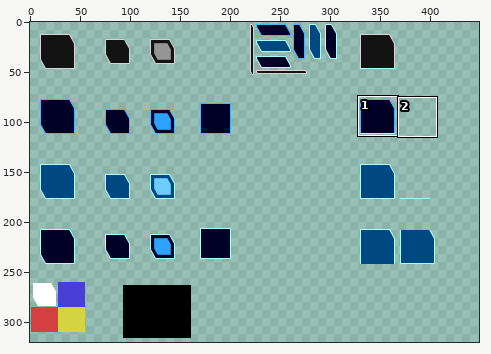
Sprite sheet -- data/textures/widgets.png. The picture above shows the old version from afar; the outline marks the close-up.
Close-up. Before:
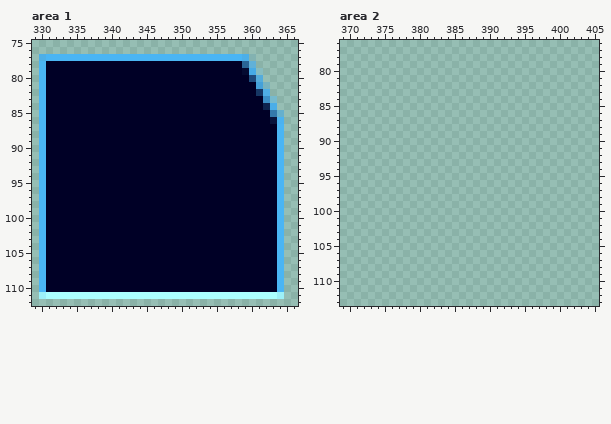
The file is 512x512 pixels. Pixels under 10% opacity are left out. Colours within 5 levels of each other are drawn and written as one. Shown: area 1: x 329..366, y 75..112; area 2: x 369..405, y 76..113. The wide view leaves out empty margins. The commit also changed other parts of the picture, which this record leaves out.
And afterwards:
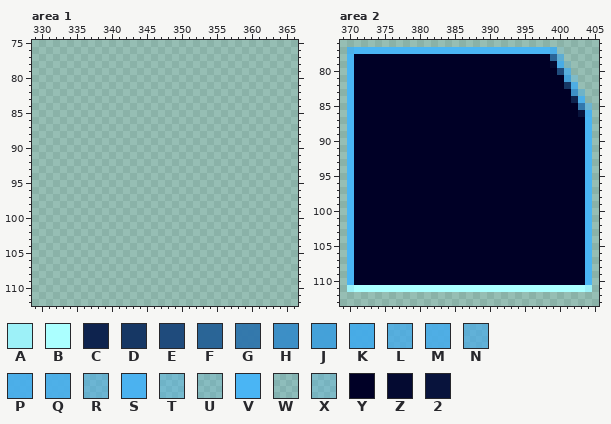
Palette (. is transparent): A #9df1f9fd  B #abffff  C #0e234e  D #163764  E #1f4b7cfe  F #286396fa  G #3076acf6  H #398dc7f4  J #41a0dbf4  K #45abe8f6  L #46abe9c9  M #46acebe1  N #47abeaaa  P #47aeecf0  Q #47afede8  R #48aeed8a  S #49b2f1f9  T #49b4f369  U #49b6f531  V #4ab5f4  W #49b6f61c  X #4ab5f54c  Y #000026  Z #040a31  2 #08133c
Change:
--- area 1
@@ x 329..366 @@
  76 ......................................
- 77 .QVVVVVVVVVVVVVVVVVVVVVVVVVVVVPW......
- 78 .VYYYYYYYYYYYYYYYYYYYYYYYYYYYYFN......
- 79 .VYYYYYYYYYYYYYYYYYYYYYYYYYYYYZKU.....
- 80 .VYYYYYYYYYYYYYYYYYYYYYYYYYYYYYEL.....
- 81 .VYYYYYYYYYYYYYYYYYYYYYYYYYYYYYYJX....
- 82 .VYYYYYYYYYYYYYYYYYYYYYYYYYYYYYYDM....
- 83 .VYYYYYYYYYYYYYYYYYYYYYYYYYYYYYYYHT...
- 84 .VYYYYYYYYYYYYYYYYYYYYYYYYYYYYYYYCP...
- 85 .VYYYYYYYYYYYYYYYYYYYYYYYYYYYYYYYYGR..
- 86 .VYYYYYYYYYYYYYYYYYYYYYYYYYYYYYYYY2S..
- 87 .VYYYYYYYYYYYYYYYYYYYYYYYYYYYYYYYYYV..
- 88 .VYYYYYYYYYYYYYYYYYYYYYYYYYYYYYYYYYV..
- 89 .VYYYYYYYYYYYYYYYYYYYYYYYYYYYYYYYYYV..
- 90 .VYYYYYYYYYYYYYYYYYYYYYYYYYYYYYYYYYV..
- 91 .VYYYYYYYYYYYYYYYYYYYYYYYYYYYYYYYYYV..
- 92 .VYYYYYYYYYYYYYYYYYYYYYYYYYYYYYYYYYV..
- 93 .VYYYYYYYYYYYYYYYYYYYYYYYYYYYYYYYYYV..
- 94 .VYYYYYYYYYYYYYYYYYYYYYYYYYYYYYYYYYV..
- 95 .VYYYYYYYYYYYYYYYYYYYYYYYYYYYYYYYYYV..
- 96 .VYYYYYYYYYYYYYYYYYYYYYYYYYYYYYYYYYV..
- 97 .VYYYYYYYYYYYYYYYYYYYYYYYYYYYYYYYYYV..
- 98 .VYYYYYYYYYYYYYYYYYYYYYYYYYYYYYYYYYV..
- 99 .VYYYYYYYYYYYYYYYYYYYYYYYYYYYYYYYYYV..
-100 .VYYYYYYYYYYYYYYYYYYYYYYYYYYYYYYYYYV..
-101 .VYYYYYYYYYYYYYYYYYYYYYYYYYYYYYYYYYV..
-102 .VYYYYYYYYYYYYYYYYYYYYYYYYYYYYYYYYYV..
-103 .VYYYYYYYYYYYYYYYYYYYYYYYYYYYYYYYYYV..
-104 .VYYYYYYYYYYYYYYYYYYYYYYYYYYYYYYYYYV..
-105 .VYYYYYYYYYYYYYYYYYYYYYYYYYYYYYYYYYV..
-106 .VYYYYYYYYYYYYYYYYYYYYYYYYYYYYYYYYYV..
-107 .VYYYYYYYYYYYYYYYYYYYYYYYYYYYYYYYYYV..
-108 .VYYYYYYYYYYYYYYYYYYYYYYYYYYYYYYYYYV..
-109 .VYYYYYYYYYYYYYYYYYYYYYYYYYYYYYYYYYV..
-110 .VYYYYYYYYYYYYYYYYYYYYYYYYYYYYYYYYYV..
-111 .ABBBBBBBBBBBBBBBBBBBBBBBBBBBBBBBBBA..
+ 77 ......................................
+ 78 ......................................
+ 79 ......................................
+ 80 ......................................
+ 81 ......................................
+ 82 ......................................
+ 83 ......................................
+ 84 ......................................
+ 85 ......................................
+ 86 ......................................
+ 87 ......................................
+ 88 ......................................
+ 89 ......................................
+ 90 ......................................
+ 91 ......................................
+ 92 ......................................
+ 93 ......................................
+ 94 ......................................
+ 95 ......................................
+ 96 ......................................
+ 97 ......................................
+ 98 ......................................
+ 99 ......................................
+100 ......................................
+101 ......................................
+102 ......................................
+103 ......................................
+104 ......................................
+105 ......................................
+106 ......................................
+107 ......................................
+108 ......................................
+109 ......................................
+110 ......................................
+111 ......................................
 112 ......................................
--- area 2
@@ x 369..405 @@
  76 .....................................
- 77 .....................................
- 78 .....................................
- 79 .....................................
- 80 .....................................
- 81 .....................................
- 82 .....................................
- 83 .....................................
- 84 .....................................
- 85 .....................................
- 86 .....................................
- 87 .....................................
- 88 .....................................
- 89 .....................................
- 90 .....................................
- 91 .....................................
- 92 .....................................
- 93 .....................................
- 94 .....................................
- 95 .....................................
- 96 .....................................
- 97 .....................................
- 98 .....................................
- 99 .....................................
-100 .....................................
-101 .....................................
-102 .....................................
-103 .....................................
-104 .....................................
-105 .....................................
-106 .....................................
-107 .....................................
-108 .....................................
-109 .....................................
-110 .....................................
-111 .....................................
+ 77 .QVVVVVVVVVVVVVVVVVVVVVVVVVVVVPW.....
+ 78 .VYYYYYYYYYYYYYYYYYYYYYYYYYYYYFN.....
+ 79 .VYYYYYYYYYYYYYYYYYYYYYYYYYYYYZKU....
+ 80 .VYYYYYYYYYYYYYYYYYYYYYYYYYYYYYEL....
+ 81 .VYYYYYYYYYYYYYYYYYYYYYYYYYYYYYYJX...
+ 82 .VYYYYYYYYYYYYYYYYYYYYYYYYYYYYYYDM...
+ 83 .VYYYYYYYYYYYYYYYYYYYYYYYYYYYYYYYHT..
+ 84 .VYYYYYYYYYYYYYYYYYYYYYYYYYYYYYYYCP..
+ 85 .VYYYYYYYYYYYYYYYYYYYYYYYYYYYYYYYYGR.
+ 86 .VYYYYYYYYYYYYYYYYYYYYYYYYYYYYYYYY2S.
+ 87 .VYYYYYYYYYYYYYYYYYYYYYYYYYYYYYYYYYV.
+ 88 .VYYYYYYYYYYYYYYYYYYYYYYYYYYYYYYYYYV.
+ 89 .VYYYYYYYYYYYYYYYYYYYYYYYYYYYYYYYYYV.
+ 90 .VYYYYYYYYYYYYYYYYYYYYYYYYYYYYYYYYYV.
+ 91 .VYYYYYYYYYYYYYYYYYYYYYYYYYYYYYYYYYV.
+ 92 .VYYYYYYYYYYYYYYYYYYYYYYYYYYYYYYYYYV.
+ 93 .VYYYYYYYYYYYYYYYYYYYYYYYYYYYYYYYYYV.
+ 94 .VYYYYYYYYYYYYYYYYYYYYYYYYYYYYYYYYYV.
+ 95 .VYYYYYYYYYYYYYYYYYYYYYYYYYYYYYYYYYV.
+ 96 .VYYYYYYYYYYYYYYYYYYYYYYYYYYYYYYYYYV.
+ 97 .VYYYYYYYYYYYYYYYYYYYYYYYYYYYYYYYYYV.
+ 98 .VYYYYYYYYYYYYYYYYYYYYYYYYYYYYYYYYYV.
+ 99 .VYYYYYYYYYYYYYYYYYYYYYYYYYYYYYYYYYV.
+100 .VYYYYYYYYYYYYYYYYYYYYYYYYYYYYYYYYYV.
+101 .VYYYYYYYYYYYYYYYYYYYYYYYYYYYYYYYYYV.
+102 .VYYYYYYYYYYYYYYYYYYYYYYYYYYYYYYYYYV.
+103 .VYYYYYYYYYYYYYYYYYYYYYYYYYYYYYYYYYV.
+104 .VYYYYYYYYYYYYYYYYYYYYYYYYYYYYYYYYYV.
+105 .VYYYYYYYYYYYYYYYYYYYYYYYYYYYYYYYYYV.
+106 .VYYYYYYYYYYYYYYYYYYYYYYYYYYYYYYYYYV.
+107 .VYYYYYYYYYYYYYYYYYYYYYYYYYYYYYYYYYV.
+108 .VYYYYYYYYYYYYYYYYYYYYYYYYYYYYYYYYYV.
+109 .VYYYYYYYYYYYYYYYYYYYYYYYYYYYYYYYYYV.
+110 .VYYYYYYYYYYYYYYYYYYYYYYYYYYYYYYYYYV.
+111 .ABBBBBBBBBBBBBBBBBBBBBBBBBBBBBBBBBA.
 112 .....................................
Boxes around the changes in both close-ups, in picture pixels (x1, y1, x2, y2):
erased: (39, 54, 284, 299)
added: (347, 47, 592, 292)
